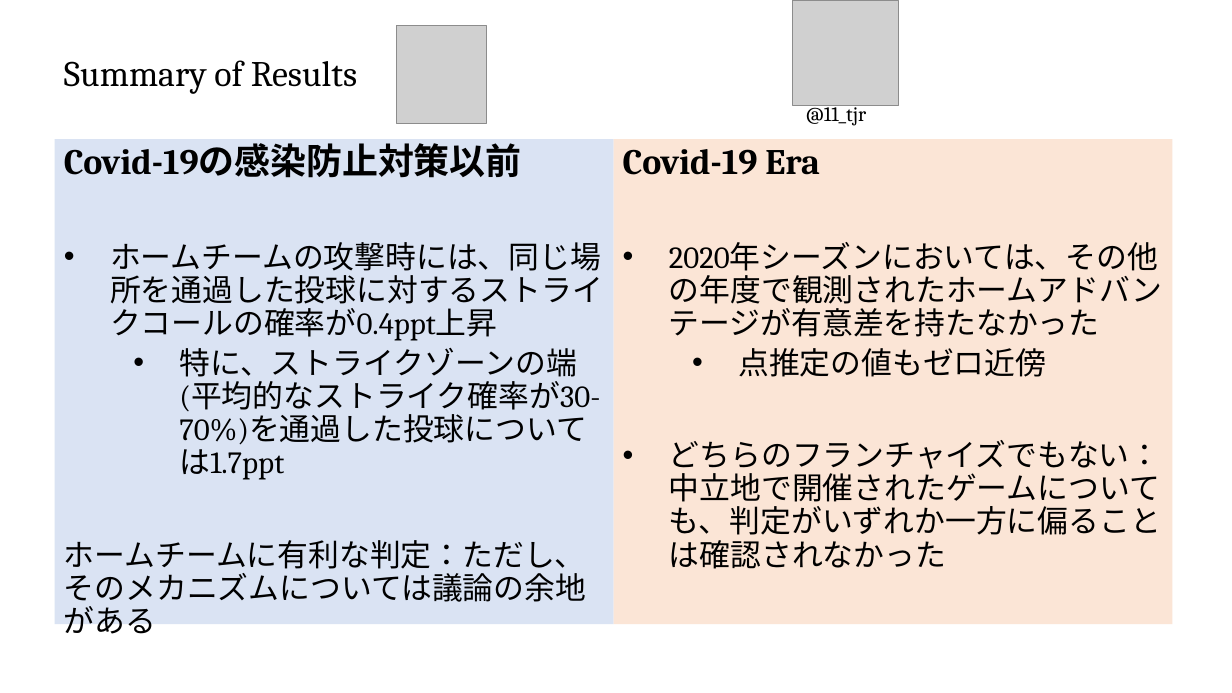
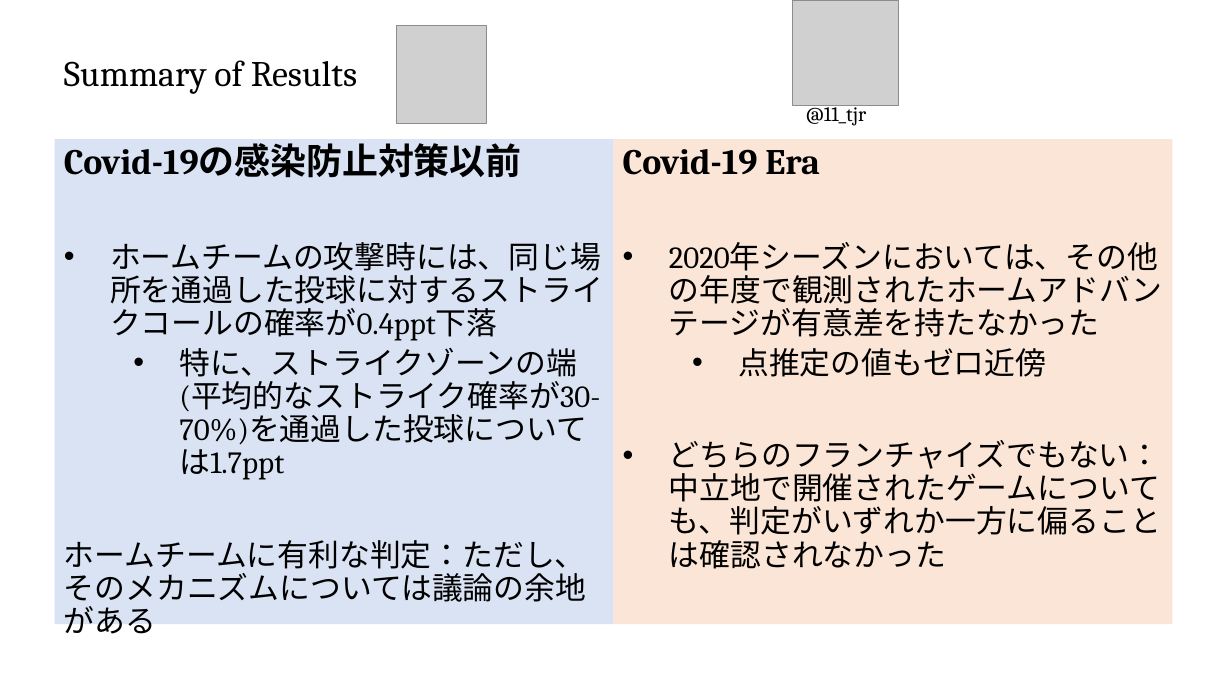
Before and after one commit to T-Reio/ballgame_analysis, a slide deck: slide 9 of slides/spoana13.pptx. Drawn at 1232x693 pixels with LibreOffice and Linux fonts; fonts in the diff are those of the drawing; grey boxes stand for pictures; background and template pictures are left out. Boxes give left, top, right and bottom in pixels: in the first picture for what was removed or moved away, otherwise in the second. Text is boxed around its words. In the diff, an @@ line names an element or a change of style, - is before the commit and + after.

Commit message:
スライド最終版

```diff
--- a/slides/spoana13.pptx
+++ b/slides/spoana13.pptx
@@ text at (110, 242, 603, 341): text changed @@
-• ホームチームの攻撃時には、同じ場所を通過した投球に対するストライクコールの確率が0.4ppt上昇
+• ホームチームの攻撃時には、同じ場所を通過した投球に対するストライクコールの確率が0.4ppt下落
```
Also in this commit, not shown: 1 other file.
